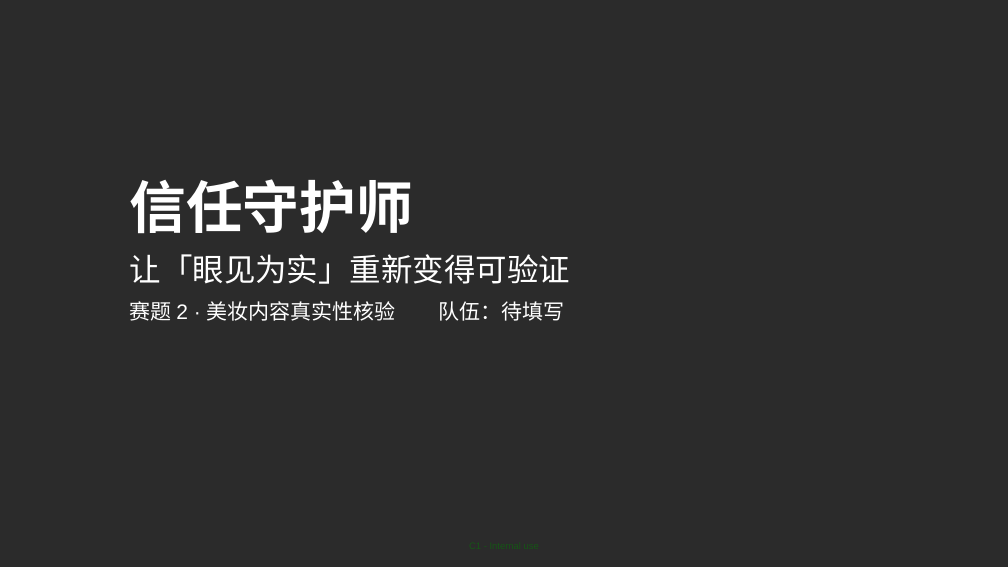
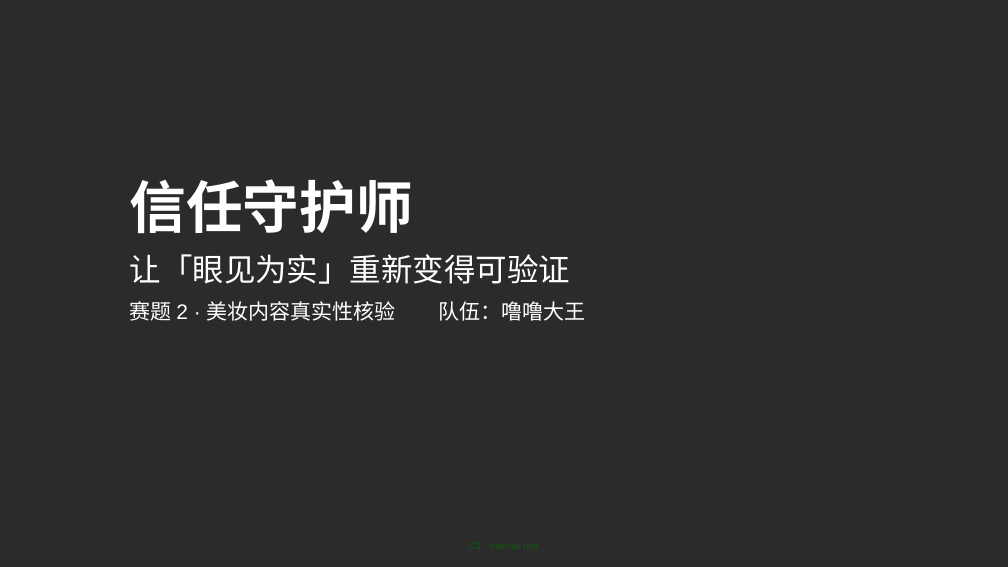
Before and after one commit to lulu520-1314/trust-shield, a slide deck: slide 1 of deliverables/信任守护师_赛题2_初赛PPT.pptx. Drawn at 1008x567 pixels with LibreOffice and Linux fonts; fonts in the diff are those of the drawing; background and template pictures are left out; a plain dark background stands for a picture behind light text. Boxes give left, top, right and bottom in pixels: in the first picture for what was removed or moved away, otherwise in the second. Text is boxed around its words. In the diff, an @@ line names an element or a change of style, - is before the commit and + after.

Commit message:
docs: 封面补队伍名

```diff
--- a/deliverables/信任守护师_赛题2_初赛PPT.pptx
+++ b/deliverables/信任守护师_赛题2_初赛PPT.pptx
@@ text at box(130, 301, 585, 321): text changed @@
-赛题 2 · 美妆内容真实性核验 队伍：待填写
+赛题 2 · 美妆内容真实性核验 队伍：噜噜大王
```
Also in this commit, not shown: 2 other files.
